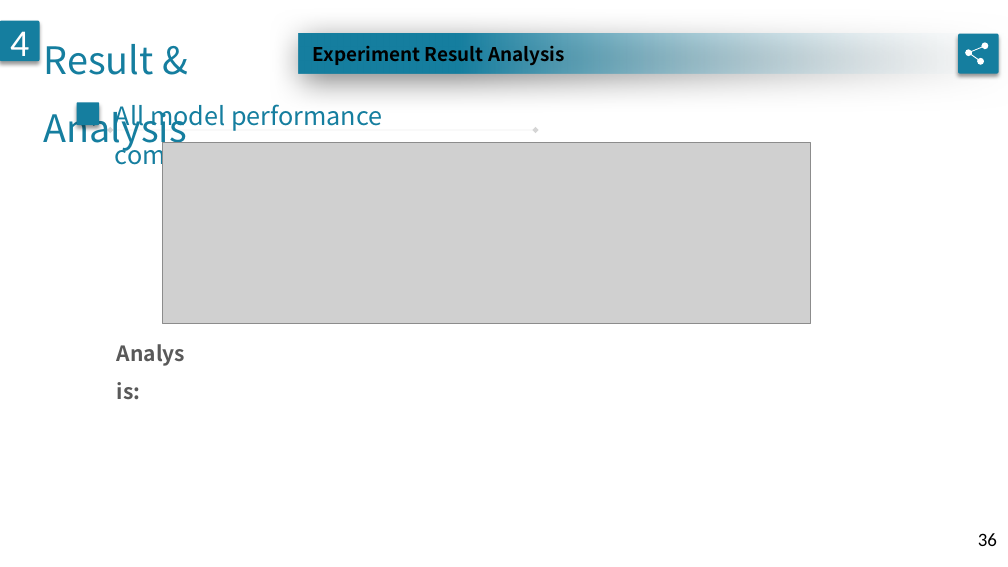
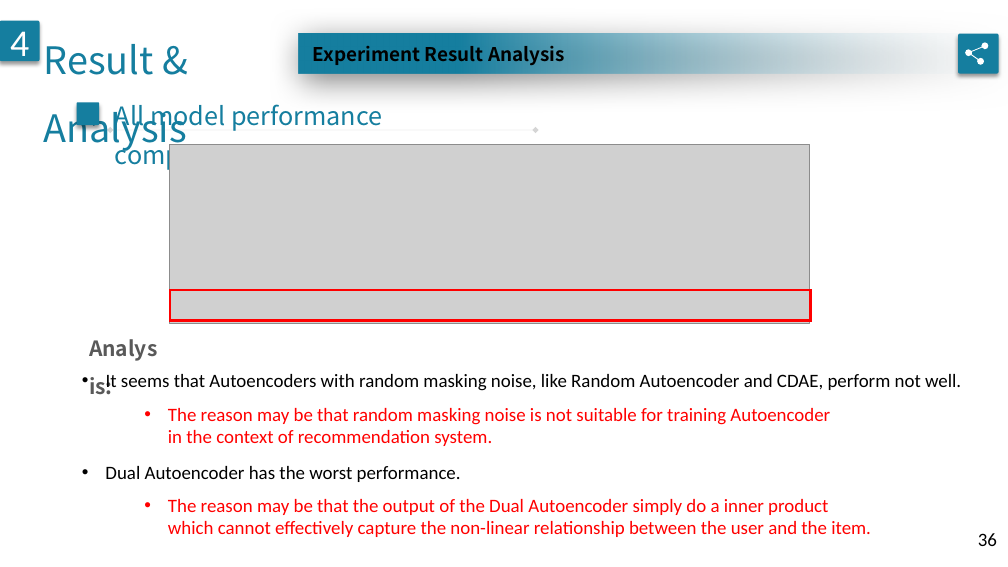
Before and after one commit to geminiwoo/oral-exam, a slide deck: slide 36 of 口試.pptx. Drawn at 1008x567 pixels with LibreOffice and Linux fonts; fonts in the diff are those of the drawing; grey boxes stand for pictures. Boxes give left, top, right and bottom in pixels: in the first picture for what was removed or moved away, otherwise in the second. Text is boxed around its words. In the diff, an @@ line names an element or a change of style, - is before the commit and + after.

```diff
--- a/口試.pptx
+++ b/口試.pptx
@@ picture: place and size @@
-picture at (163, 143, 811, 324)
+picture at (169, 144, 810, 324)
@@ rectangle added at (170, 290, 811, 320), outline #FF0000 2.25 pt @@
@@ text "Analysis:": place and size @@
-text "Analysis:" at (110, 324, 198, 365)
+text "Analysis:" at (82, 320, 170, 361)
@@ text added at (106, 374, 961, 392), 18 pt, text #000000 @@
+• It seems that Autoencoders with random masking noise, like Random Autoencoder and CDAE, perform not well.
@@ text added at (168, 408, 830, 446), 18 pt, text #FF0000 @@
+  • The reason may be that random masking noise is not suitable for training Autoencoder in the context of recommendation system.
@@ text added at (105, 466, 461, 482), 18 pt, text #000000 @@
+• Dual Autoencoder has the worst performance.
@@ text added at (168, 499, 871, 537), 18 pt, text #FF0000 @@
+  • The reason may be that the output of the Dual Autoencoder simply do a inner product which cannot effectively capture the non-linear relationship between the user and the item.
```
Also in this commit, not shown: 1 other slide changed, 2 slides added.
